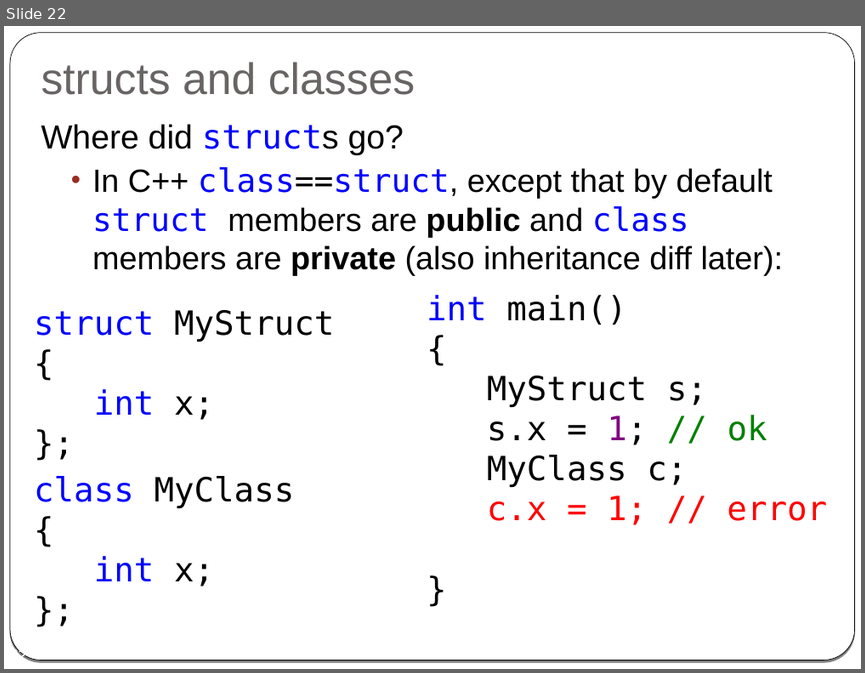
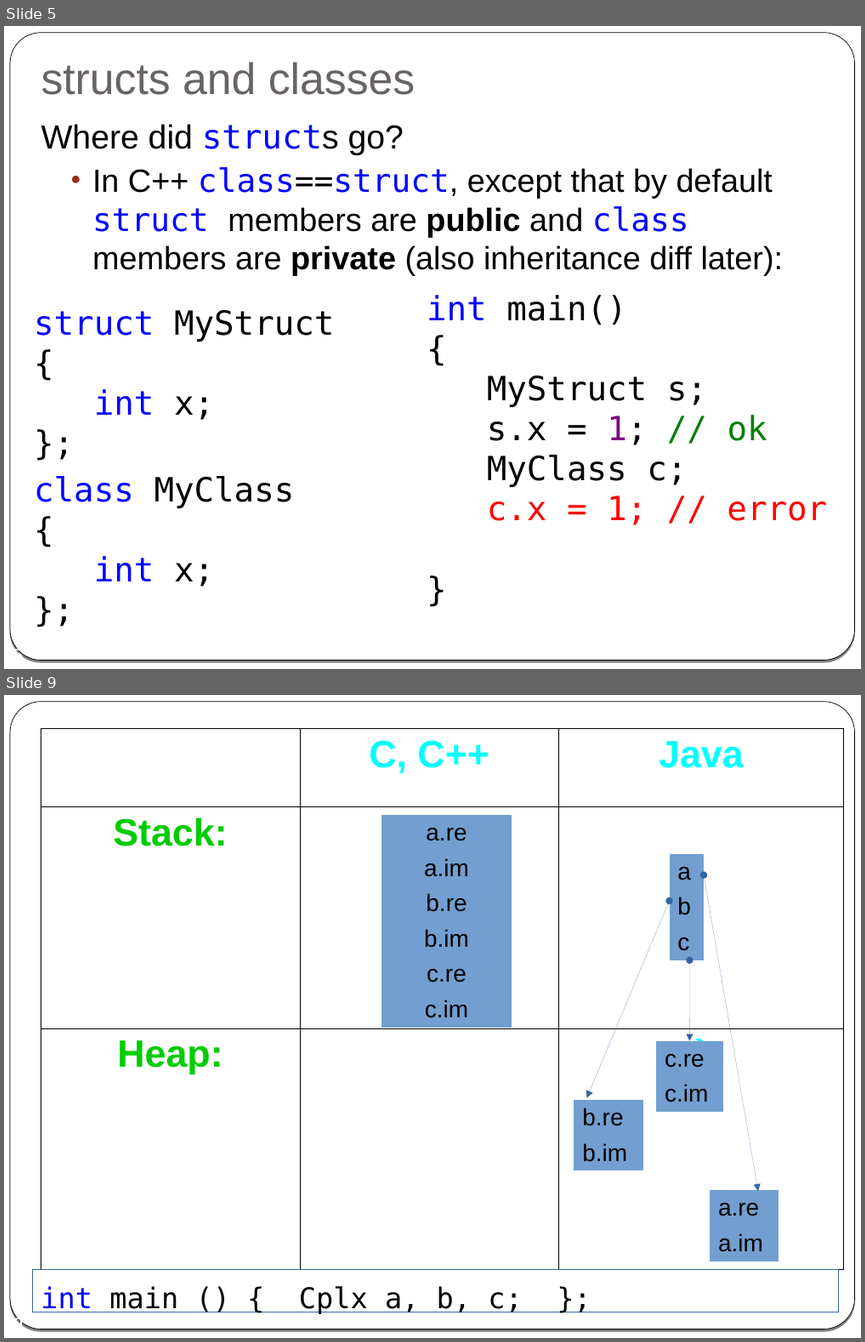
Before and after one commit to cpp-at-ariel/cpp-5778, a slide deck: week02-classes-constructors-destructors/slides.odp. Shown one above the other, each under a label of ours: slide 22 before the commit, slides 5 and 9 after it; the slides between them are not shown. The pictures are 865x673 and 865x1342 pixels, drawn with LibreOffice and Linux fonts; fonts in the diff are those of the drawing. Boxes give left, top, right and bottom in pixels: in the first picture for what was removed or moved away, otherwise in the second. Text is boxed around its words. In the diff, an @@ line names an element or a change of style, - is before the commit and + after.

```diff
--- a/week02-classes-constructors-destructors/slides.odp
+++ b/week02-classes-constructors-destructors/slides.odp
@@ slide 9 added at (x1=4, y1=695, x2=861, y2=1338), background gradient #000000 to #FFFFFF; not listed: 2 template elements that a slide beside it also shows @@
@@ table added at (x1=41, y1=728, x2=843, y2=1269), 3 rows, 3 columns @@
+ | C, C++ | Java
+Stack: |  | 
+Heap: |  | `
@@ table added at (x1=382, y1=815, x2=512, y2=1027), 6 rows, 1 columns @@
+a.re
+a.im
+b.re
+b.im
+c.re
+c.im
@@ table added at (x1=669, y1=854, x2=704, y2=960), 3 rows, 1 columns @@
+a
+b
+c
@@ double arrow added from (704, 875) to (758, 1191), #3465A4 0 pt @@
@@ double arrow added from (669, 901) to (586, 1098), #3465A4 0 pt @@
@@ double arrow added from (689, 959) to (689, 1041), #3465A4 0 pt @@
@@ table added at (x1=656, y1=1041, x2=723, y2=1112), 2 rows, 1 columns @@
+c.re
+c.im
@@ table added at (x1=574, y1=1100, x2=643, y2=1170), 2 rows, 1 columns @@
+b.re
+b.im
@@ table added at (x1=710, y1=1191, x2=778, y2=1261), 2 rows, 1 columns @@
+a.re
+a.im
@@ text added at (x1=32, y1=1269, x2=838, y2=1312), outline #3465A4 0 pt, 24 pt, text #000000 @@
+int main () { Cplx a, b, c; };
@@ page number added at (x1=13, y1=1316, x2=23, y2=1326), 14 pt, text #FFFFFF @@
+9
@@ what was slide 22 is now slide 5 @@
```
Also in this commit, not shown: 5 slides changed, 3 other slides added, 11 slides removed, 3 other files.
